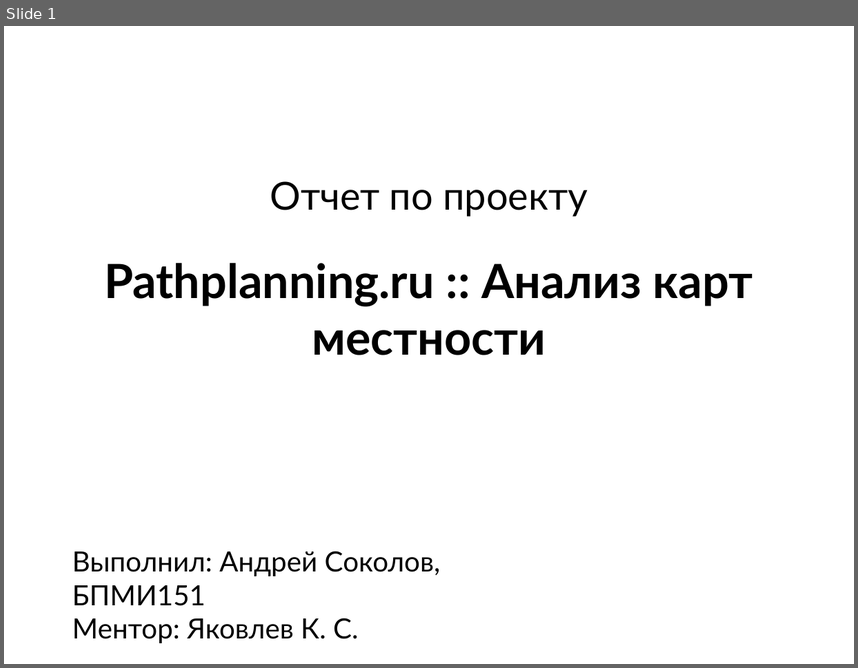
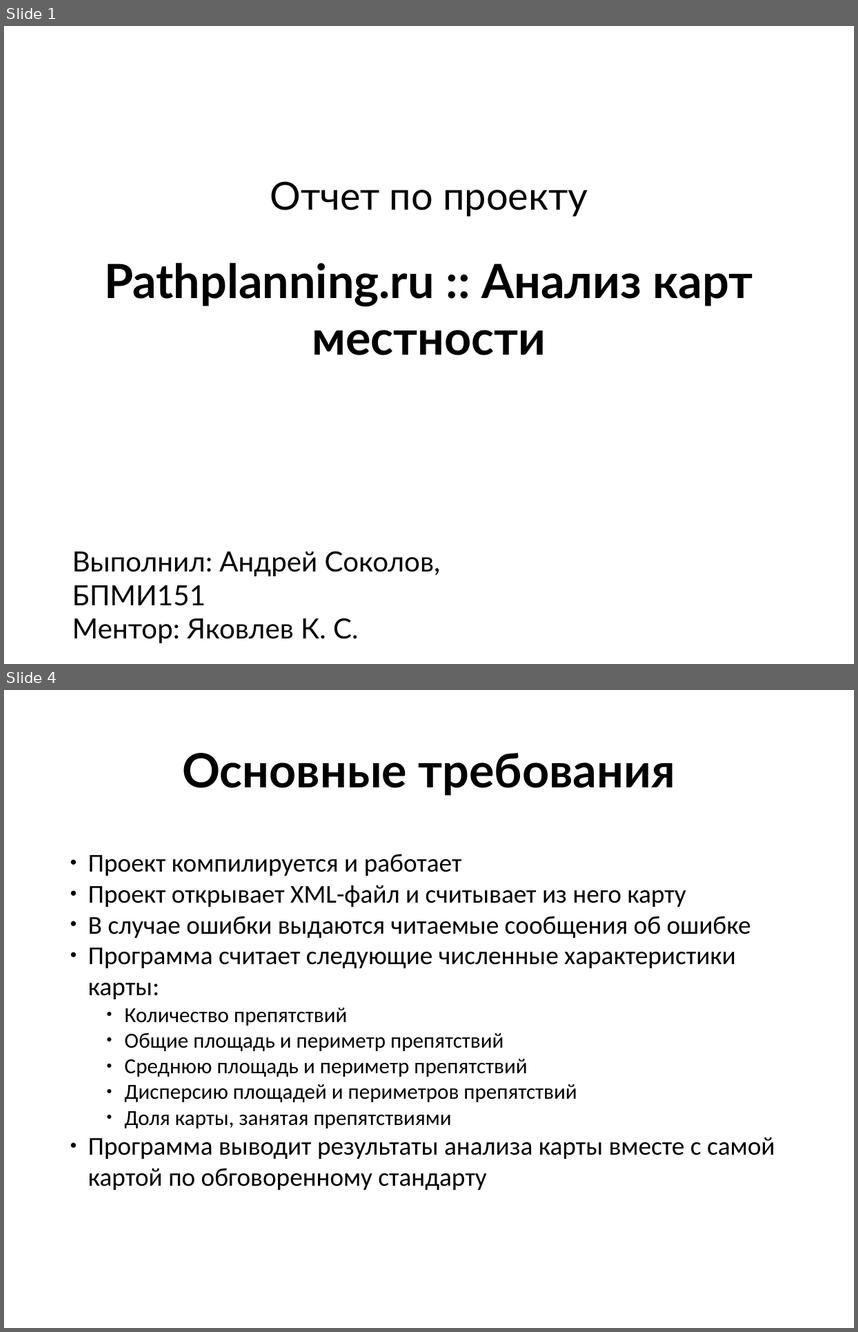
Before and after one commit to AndreSokol/pathfinding_algorithms, a slide deck: report/final_report.pptx. Shown one above the other, each under a label of ours: slide 1 before the commit, slides 1 and 4 after it; the slides between them are not shown. The pictures are 858x668 and 858x1332 pixels, drawn with LibreOffice and Linux fonts; fonts in the diff are those of the drawing. Boxes give left, top, right and bottom in pixels: in the first picture for what was removed or moved away, otherwise in the second. Text is boxed around its words. In the diff, an @@ line names an element or a change of style, - is before the commit and + after.

```diff
--- a/report/final_report.pptx
+++ b/report/final_report.pptx
@@ slide 4 added at [4, 690, 854, 1328], background #FFFFFF @@
@@ text added at [182, 753, 675, 796], 44 pt, text #000000, bold @@
+Основные требования
@@ text added at [88, 854, 775, 1190], 24 pt, text #000000 @@
+● Проект компилируется и работает
+● Проект открывает XML-файл и считывает из него карту
+● В случае ошибки выдаются читаемые сообщения об ошибке
+● Программа считает следующие численные характеристики карты:
+    ● Количество препятствий
+    ● Общие площадь и периметр препятствий
+    ● Среднюю площадь и периметр препятствий
+    ● Дисперсию площадей и периметров препятствий
+    ● Доля карты, занятая препятствиями
+● Программа выводит результаты анализа карты вместе с самой картой по обговоренному стандарту
```
Also in this commit, not shown: 3 slides changed, 1 other slide added, 2 slides removed.
